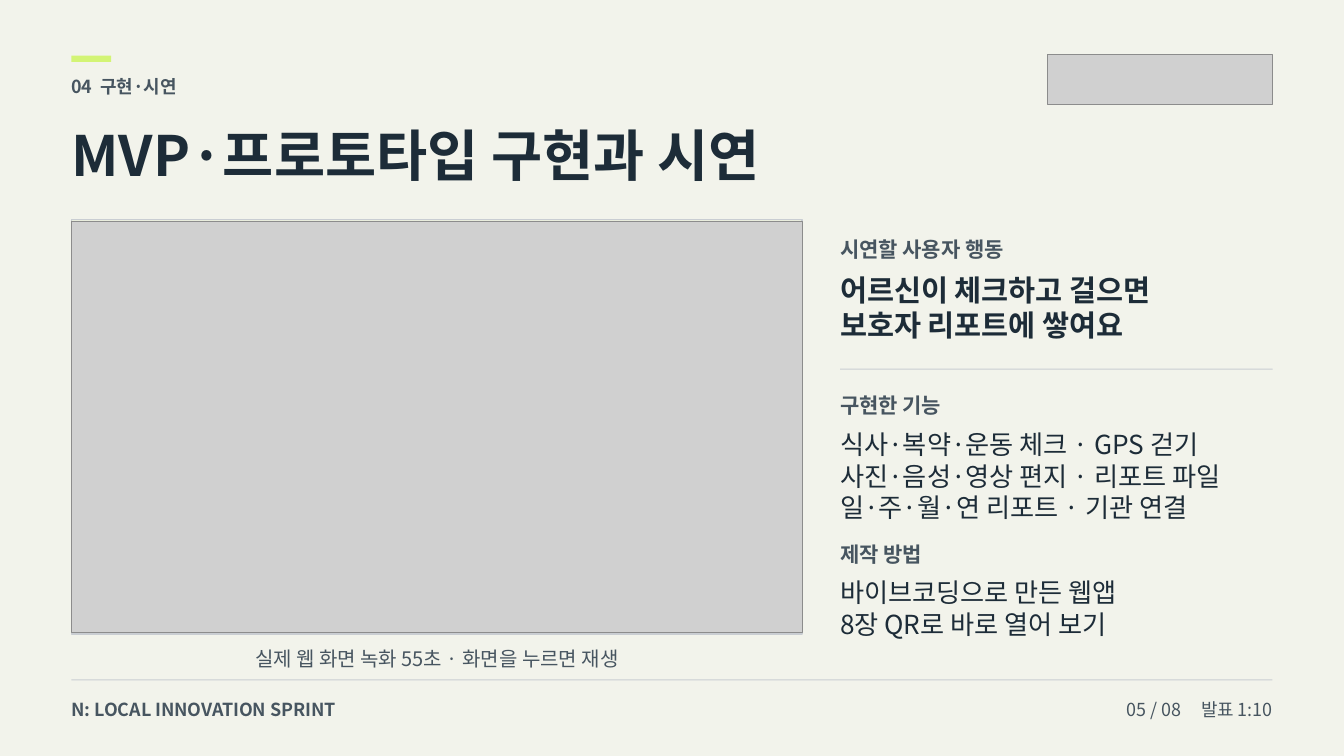
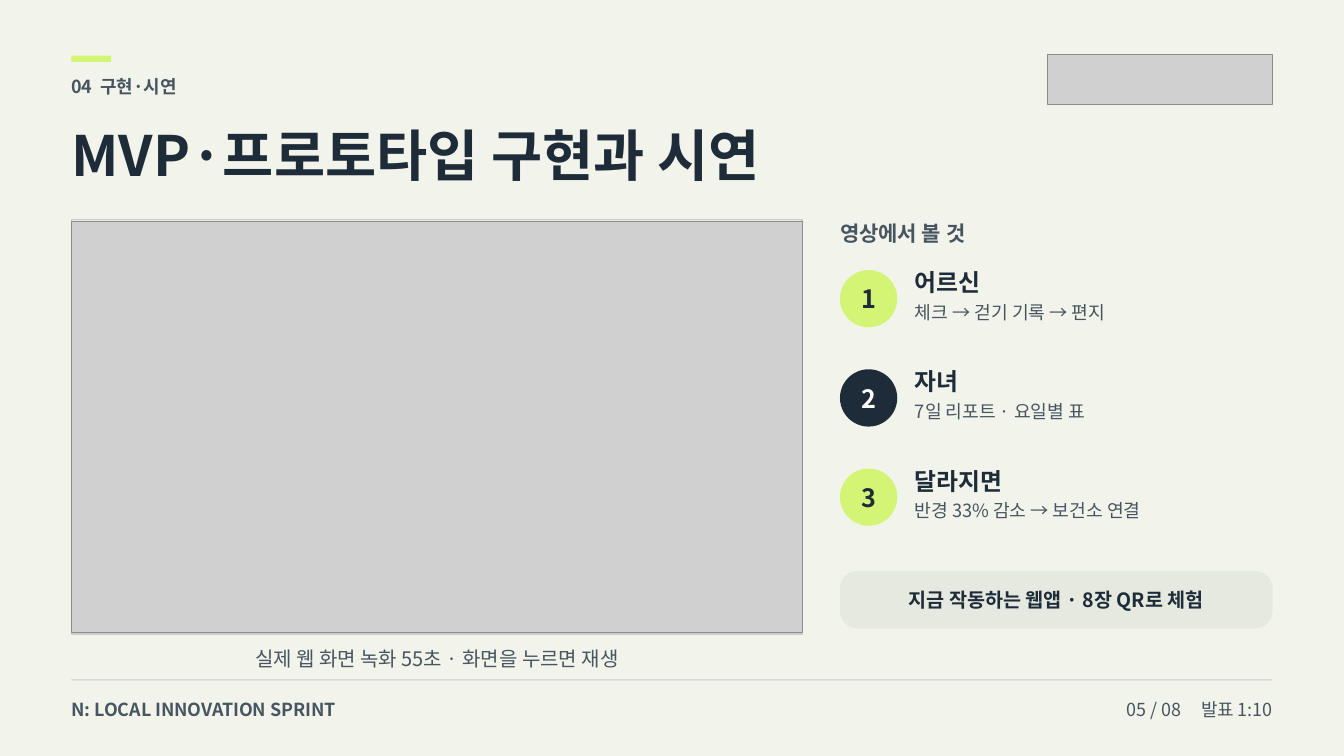
Before and after one commit to howoo101/masil, a slide deck: slide 5 of files/pitch-deck-B.pptx. Drawn at 1344x756 pixels with LibreOffice and Linux fonts; fonts in the diff are those of the drawing; grey boxes stand for pictures. Boxes give left, top, right and bottom in pixels: in the first picture for what was removed or moved away, otherwise in the second. Text is boxed around its words. In the diff, an @@ line names an element or a change of style, - is before the commit and + after.

```diff
--- a/files/pitch-deck-B.pptx
+++ b/files/pitch-deck-B.pptx
@@ text removed at (840,239,1004,259) @@
-시연할 사용자 행동
@@ text added at (840,220,965,246), 15 pt, text #475560, bold @@
+영상에서 볼 것
@@ text removed at (840,276,1151,339) @@
-어르신이 체크하고 걸으면
-보호자 리포트에 쌓여요
@@ ellipse added at (840,270,897,328), fill #D3F475 @@
@@ text added at (861,289,876,308), 18 pt, text #1D2C38, bold @@
+1
@@ text added at (915,271,981,293), 17 pt, text #1D2C38, bold @@
+어르신
@@ text added at (915,304,1105,321), 13 pt, text #475560 @@
+체크 → 걷기 기록 → 편지
@@ rectangle removed at (840,369,1272,370) @@
@@ ellipse added at (840,369,897,426), fill #1D2C38 @@
@@ text added at (861,389,876,408), 18 pt, text #FFFFFF, bold @@
+2
@@ text added at (915,370,959,392), 17 pt, text #1D2C38, bold @@
+자녀
@@ text removed at (840,395,942,415) @@
-구현한 기능
@@ text added at (915,403,1085,420), 13 pt, text #475560 @@
+7일 리포트 · 요일별 표
@@ text removed at (840,432,1221,519) @@
-식사·복약·운동 체크 · GPS 걷기
-사진·음성·영상 편지 · 리포트 파일
-일·주·월·연 리포트 · 기관 연결
@@ ellipse added at (840,469,897,526), fill #D3F475 @@
@@ text added at (915,470,1003,492), 17 pt, text #1D2C38, bold @@
+달라지면
@@ text added at (861,488,876,508), 18 pt, text #1D2C38, bold @@
+3
@@ text added at (915,502,1140,519), 13 pt, text #475560 @@
+반경 33% 감소 → 보건소 연결
@@ text removed at (840,544,922,564) @@
-제작 방법
@@ text "지금 작동하는 웹앱 · 8장 ..." at (909,590,1204,611): vertical alignment top to middle @@
@@ rounded rectangle added at (840,571,1272,628), fill #E6E9DF @@
@@ text at (909,590,1204,611): text changed; size 18.8 to 14 pt; bold on @@
-바이브코딩으로 만든 웹앱
-8장 QR로 바로 열어 보기
+지금 작동하는 웹앱 · 8장 QR로 체험
```
Also in this commit, not shown: 6 other slides changed, 1 other file.
